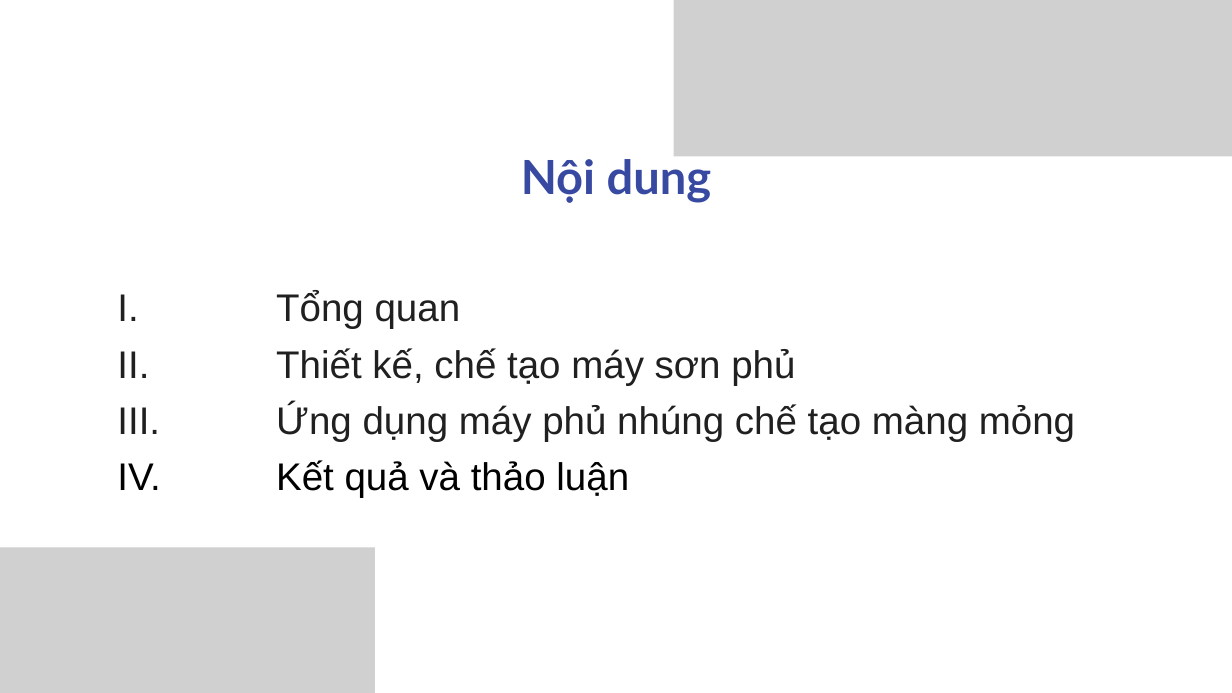
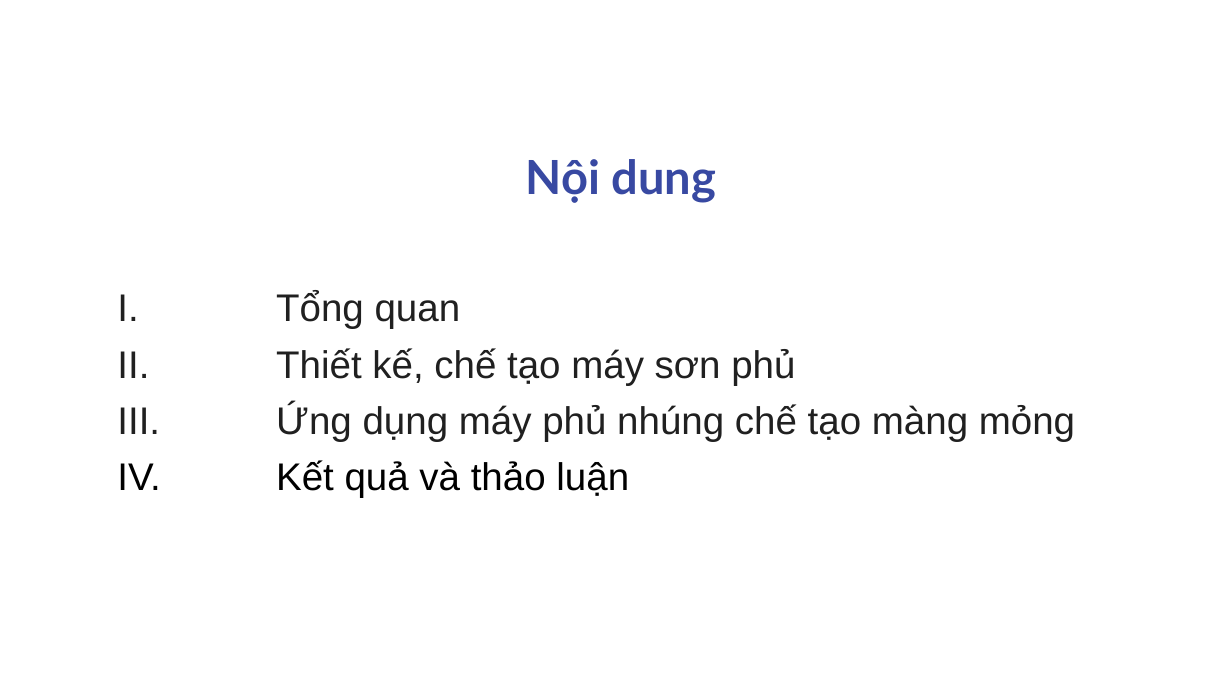
Before and after one commit to sptjerry19/bladecoating, a slide deck: slide 2 of reports/slide/Thiet-ke-Che-tao-May-Trang-Phu-Mang-Mong-ung-dung-trong-linh-kien-chuyen-doi-djien-nang-24032025.pptx. Drawn at 1232x693 pixels with LibreOffice and Linux fonts; fonts in the diff are those of the drawing; grey boxes stand for pictures. Boxes give left, top, right and bottom in pixels: in the first picture for what was removed or moved away, otherwise in the second. Text is boxed around its words. In the diff, an @@ line names an element or a change of style, - is before the commit and + after.

```diff
--- a/reports/slide/Thiet-ke-Che-tao-May-Trang-Phu-Mang-Mong-ung-dung-trong-linh-kien-chuyen-doi-djien-nang-24032025.pptx
+++ b/reports/slide/Thiet-ke-Che-tao-May-Trang-Phu-Mang-Mong-ung-dung-trong-linh-kien-chuyen-doi-djien-nang-24032025.pptx
@@ picture removed at bbox=[674, 0, 1232, 156] @@
@@ table: place and size @@
-table at bbox=[118, 69, 1115, 502]
+table at bbox=[118, 69, 1125, 502]
@@ picture removed at bbox=[0, 548, 375, 693] @@
```
Also in this commit, not shown: 6 other slides changed, 4 slides added, 1 slide removed.
